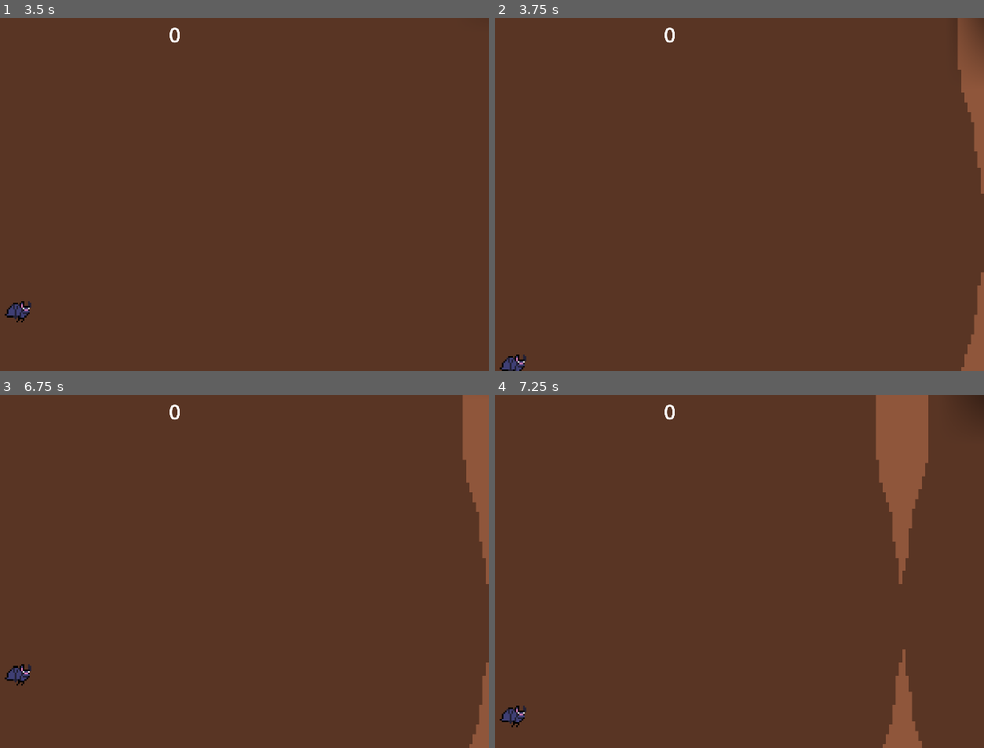
Above: before the commit, frames 1-4 (two rows, left to right).
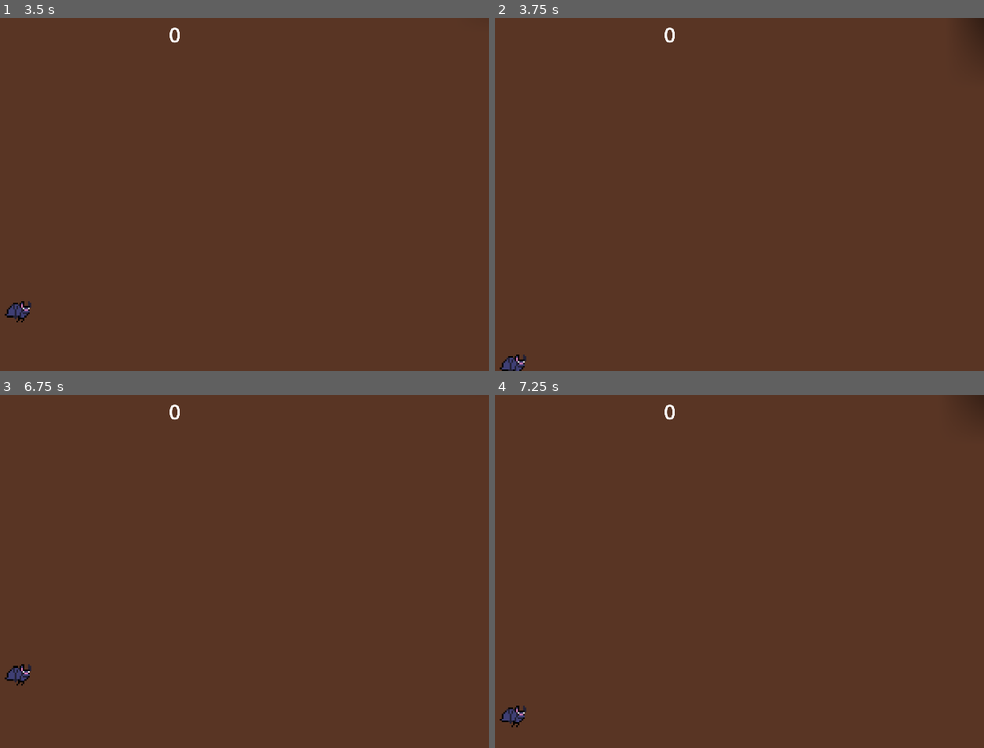
Above: after the commit, the same moments.

Repository: kirjahri/flappy-bat
Game: Godot game, scene res://scenes/main.tscn
The game is run twice, just before and just after one commit, with the same random seed, the same clock (stepped at 60 frames per second) and the same inputs.
Inputs (mouse positions are in pixels of both pictures, inside the frame that each line leads up to):
- Up to frame 1 (3.5 s): move the mouse to (312, 176) at 0.52 s; hold Right mouse button (dive) 0.53-1.28 s; click (312, 176) at 0.77 s; move the mouse to (48, 212) at 1.27 s; right-click (48, 212) at 1.35 s; click (48, 212) at 1.52 s; move the mouse to (239, 116) at 2.02 s; hold Right mouse button (dive) 2.03-2.78 s; move the mouse to (141, 265) at 2.77 s; right-click (141, 265) at 2.85 s; click (141, 265) at 3.02 s
- Up to frame 2 (3.75 s): tap Enter at 3.5 s; move the mouse to (856, 247) at 3.52 s; hold Right mouse button (dive) from 3.53 s (still down)
- Up to frame 3 (6.75 s): click (361, 624) at 3.77 s; move the mouse to (outside the picture) at 4.27 s; release Right mouse button (dive) at 4.28 s; right-click (outside the picture) at 4.35 s; click (outside the picture) at 4.52 s; move the mouse to (205, 571) at 5.02 s; hold Right mouse button (dive) 5.03-5.78 s; move the mouse to (83, 483) at 5.77 s; right-click (83, 483) at 5.85 s; click (83, 483) at 6.02 s; tap Space at 6.5 s; move the mouse to (312, 553) at 6.52 s; hold Right mouse button (dive) from 6.53 s (still down)
- Up to frame 4 (7.25 s): keep holding Right mouse button (dive); click (807, 553) at 6.77 s

Frame 1 is identical in both runs. In frame 2, 2.3% of the frame differs, in the area x 94-100%, y 0-100%; in frame 3, 2.3%; in frame 4, 4.6%, in the area x 77-89%, y 0-100%.
Error after the commit: Invalid access to property or key 'timeout' on a base object of type 'Nil'. (res://scripts/main.gd:47)

Commit message:
feat(main): organize script variables

Diff:
--- a/scripts/main.gd
+++ b/scripts/main.gd
@@ -1,11 +1,11 @@
 extends Node
+
+@export var spawn_timer: Timer
 
 @export_group("Dripstones")
 
-@export_subgroup("Nodes")
 @export var dripstones_scene: PackedScene
 @export var destroy_area: Area2D
-@export var timer: Timer
 
 @export_subgroup("Spawn Position")
 @export var x: float
@@ -20,25 +20,21 @@
 
 @export_group("Orb")
 @export var orb_scene: PackedScene
-@export var spawn_odds: float = 1.0 / 3.0
+@export var orb_scale: Vector2 = Vector2(2.5, 2.5)
+@export var spawn_rate: float = 1.0 / 3.0
+
+# Defines how many seconds the animation that limits the player's vision is set back by orbs (0.0 restores nothing, 20.0 restores it all).
+@export_range(0, 20, 0.2) var seconds_restored: float = 2.0
 
 @export_subgroup("Spawn Position")
 @export var added_x_range_min: float = 100.0
 @export var added_x_range_max: float = 400.0
 
-@export_subgroup("Scale")
-@export var orb_scale: Vector2 = Vector2(2.5, 2.5)
+@export_group("Player")
+@export var player: CharacterBody2D
 
 @export_group("GUI")
 @export var gui: Control
-
-@export_group("Player")
-@export var player: CharacterBody2D
-
-@export_subgroup("Vision")
-
-# Defines how many seconds the animation that limits the player's vision is set back (0.0 restores nothing, 20.0 restores it all).
-@export_range(0, 20, 0.2) var seconds_restored: float = 2.0
 
 var score: int = 0
 var dripstones_speed: float
@@ -48,9 +44,9 @@
 	dripstones_speed = dripstones_scene.instantiate().speed
 
 	destroy_area.area_entered.connect(_on_area_entered)
-	timer.timeout.connect(_on_timer_timeout)
+	spawn_timer.timeout.connect(_on_timer_timeout)
 
-	timer.start()
+	spawn_timer.start()
 
 
 func _on_area_entered(area: Area2D) -> void:
@@ -65,7 +61,7 @@
 	dripstones.speed = dripstones_speed
 	dripstones.point_scored.connect(_on_point_scored)
 
-	if randf() < spawn_odds:
+	if randf() < spawn_rate:
 		var orb: Area2D = orb_scene.instantiate()
 
 		orb.scale = orb_scale
